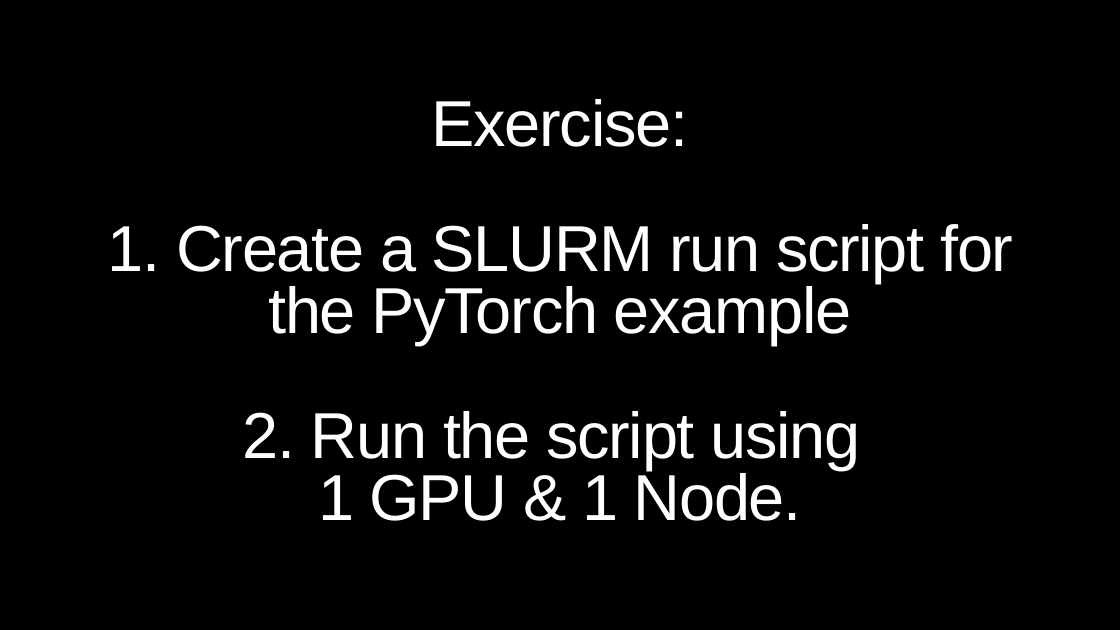
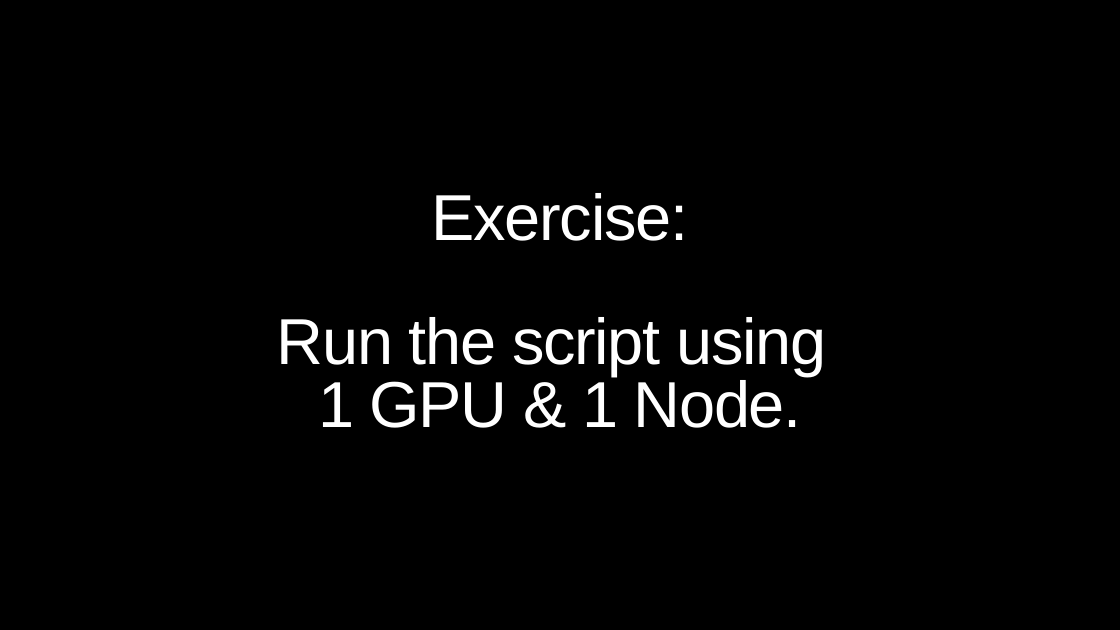
Before and after one commit to SUSTAIN-CDT/SUSTAIN-CDT-HPC-Introduction, a slide deck: slide 28 of HPC_SUSTAIN_PPTX.pptx (slide 27 before the commit). Drawn at 1120x630 pixels with LibreOffice and Linux fonts; fonts in the diff are those of the drawing. Boxes give left, top, right and bottom in pixels: in the first picture for what was removed or moved away, otherwise in the second. Text is boxed around its words. In the diff, an @@ line names an element or a change of style, - is before the commit and + after.

```diff
--- a/HPC_SUSTAIN_PPTX.pptx
+++ b/HPC_SUSTAIN_PPTX.pptx
@@ text at box(277, 317, 826, 376): text changed @@
-1. Create a SLURM run script for the PyTorch example
-2. Run the script using
+Run the script using
```
Also in this commit, not shown: 1 slide added, 1 slide removed.
